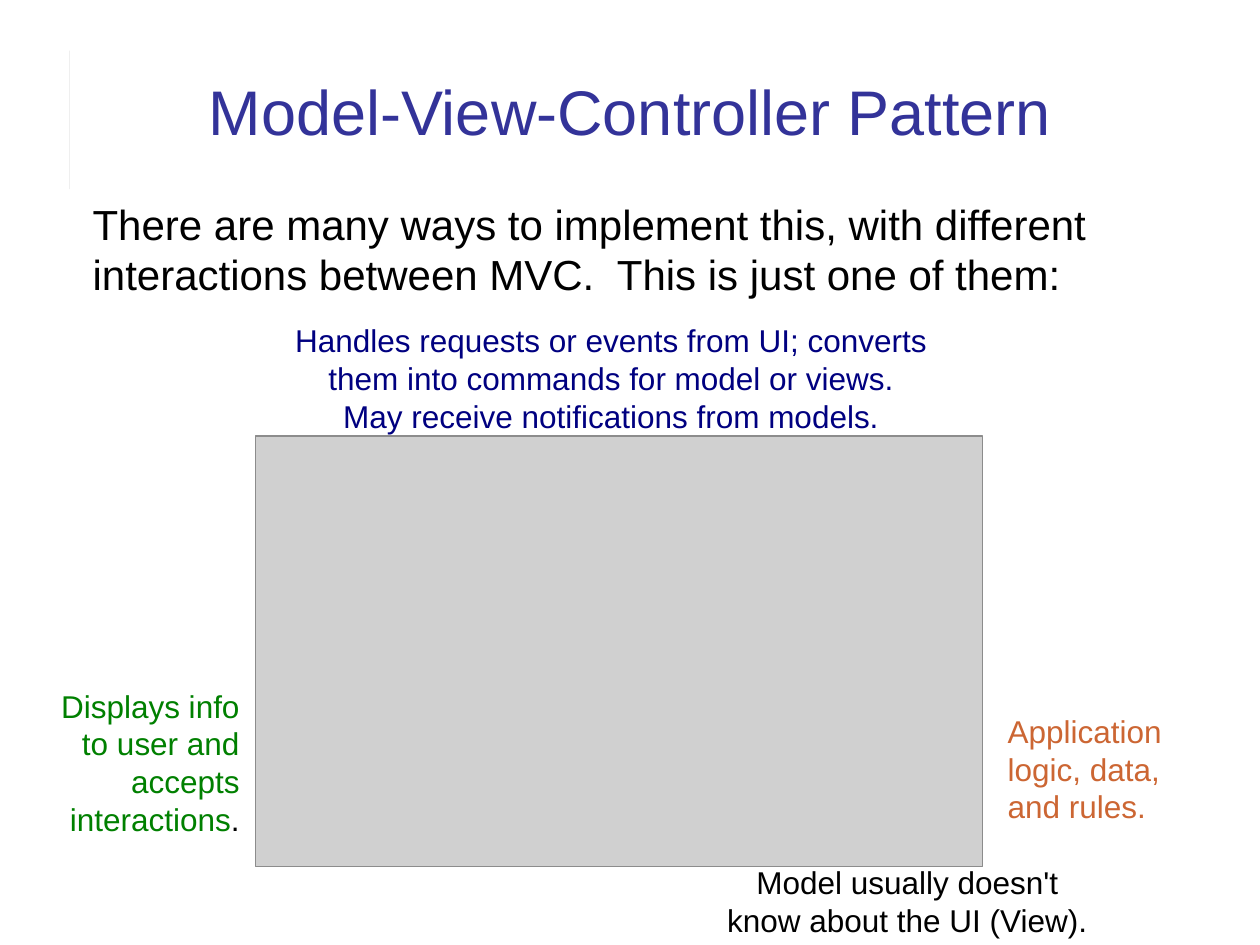
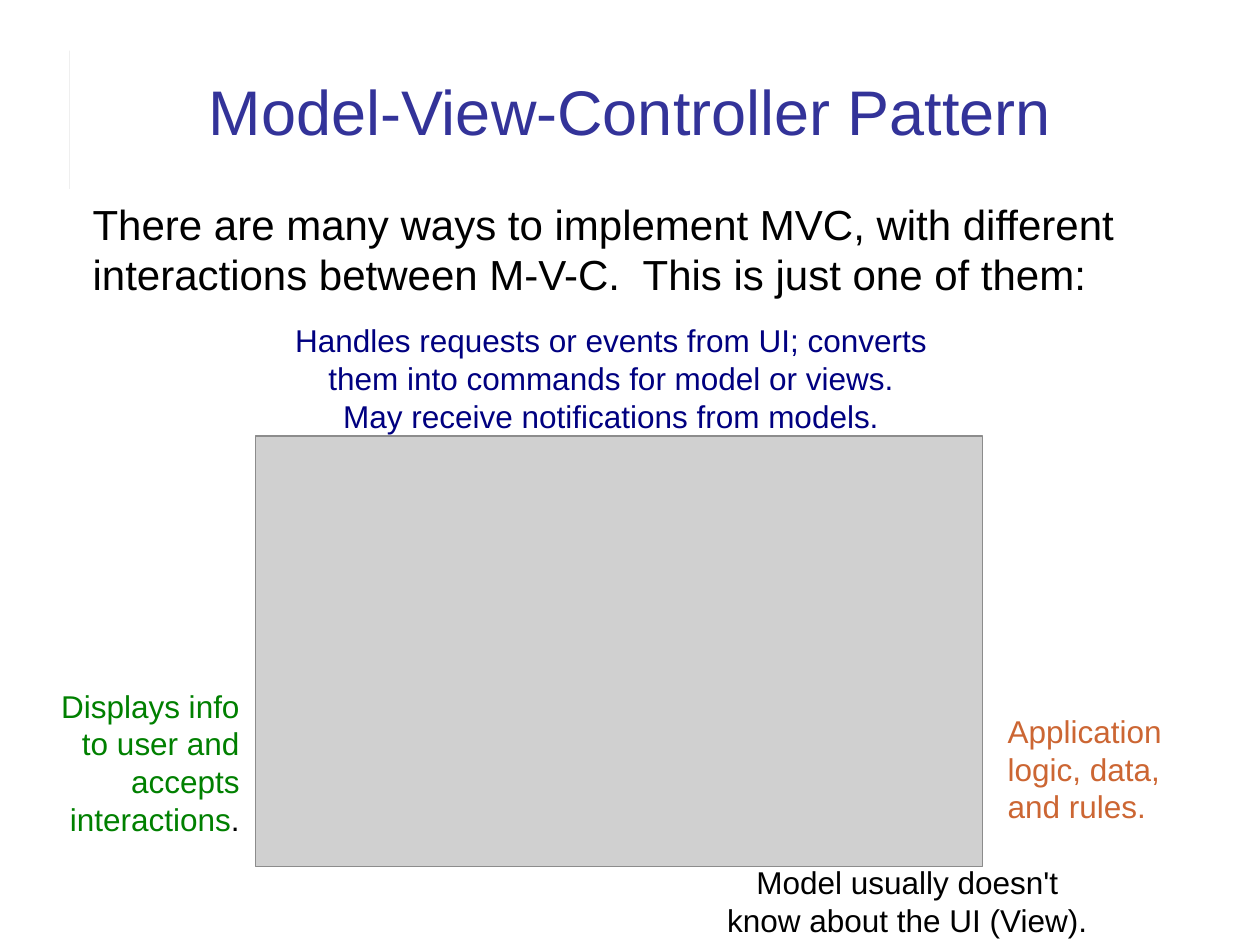
Before and after one commit to cpske/ISP, a slide deck: slide 3 of django/Intro-to-Django.ppt. Drawn at 1260x945 pixels with LibreOffice and Linux fonts; fonts in the diff are those of the drawing; grey boxes stand for pictures. Boxes give left, top, right and bottom in pixels: in the first picture for what was removed or moved away, otherwise in the second. Text is boxed around its words. In the diff, an @@ line names an element or a change of style, - is before the commit and + after.

```diff
--- a/django/Intro-to-Django.ppt
+++ b/django/Intro-to-Django.ppt
@@ text at (93,209,1114,299): text changed @@
-There are many ways to implement this, with different interactions between MVC. This is just one of them:
+There are many ways to implement MVC, with different interactions between M-V-C. This is just one of them:
```
Also in this commit, not shown: 18 other slides changed, 6 slides added, 2 other files.
